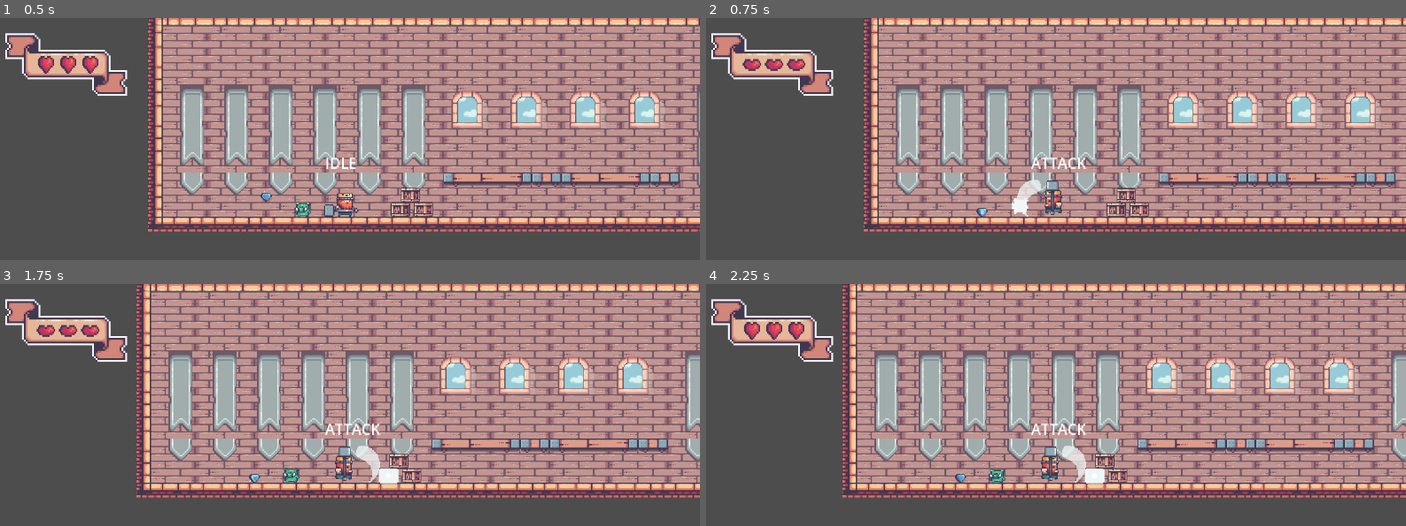
Above: before the commit, frames 1-4 (two rows, left to right).
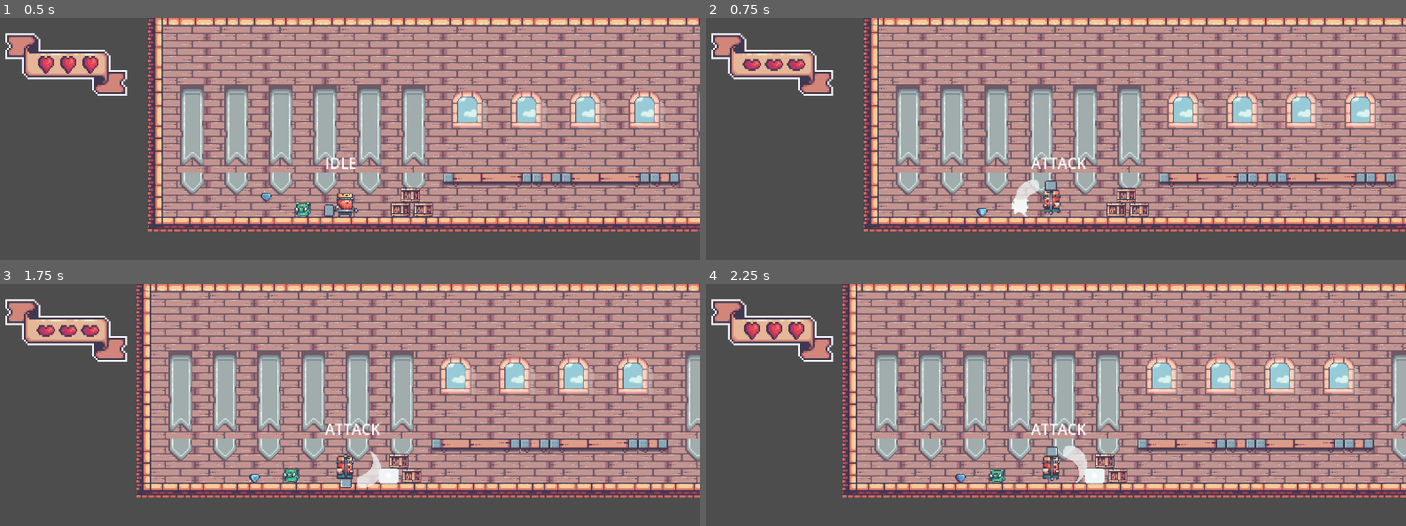
Above: after the commit, the same moments.

Repository: GabrielRSSantos/pig-game
Game: Godot game, scene res://Scenes/main.tscn
The game is run twice, just before and just after one commit, with the same random seed, the same clock (stepped at 60 frames per second) and the same inputs.
Inputs:
- Up to frame 1 (0.5 s): no input
- Up to frame 2 (0.75 s): tap Enter (ui_accept) at 0.5 s; hold Right (ui_right) from 0.53 s (still down); tap A (A) at 0.6 s
- Up to frame 3 (1.75 s): keep holding Right (ui_right); tap Enter (ui_accept) at 0.77, 1.52 s; tap D (D) at 0.8, 1.35 s; tap E (E) at 1.55 s
- Up to frame 4 (2.25 s): release Right (ui_right) at 2.03 s; hold Left (ui_left) from 2.03 s (still down); hold E (E) from 2.03 s (still down)

Frame 1 is identical in both runs. In frame 2, 0.3% of the frame differs, in the area x 44-51%, y 66-83%; in frame 3, 0.6%, in the area x 47-55%, y 66-85%; in frame 4, 0.2%.

Commit message:
Adding attack and sprites

Diff:
--- a/Scenes/player.tscn
+++ b/Scenes/player.tscn
@@ -1,8 +1,9 @@
-[gd_scene load_steps=68 format=3 uid="uid://c3la4ttvr40x7"]
+[gd_scene load_steps=76 format=3 uid="uid://c3la4ttvr40x7"]
 
 [ext_resource type="Script" uid="uid://ch2kldeu3nir0" path="res://Scripts/player.gd" id="1_6t5aa"]
 [ext_resource type="Texture2D" uid="uid://byctoruth7yoo" path="res://Assets/Sprites/01-King Human/Attack (78x58).png" id="1_cvnsp"]
 [ext_resource type="Texture2D" uid="uid://338yg4yir5j0" path="res://Assets/Sprites/01-King Human/Idle (78x58).png" id="1_v0iea"]
+[ext_resource type="Texture2D" uid="uid://cdt3ekk8d1mk4" path="res://Assets/Sprites/01-King Human/NormalAttack (78x58).png" id="2_83xs0"]
 [ext_resource type="Texture2D" uid="uid://56t83e6kumhg" path="res://Assets/Sprites/01-King Human/Dead (78x58).png" id="3_0gysh"]
 [ext_resource type="Texture2D" uid="uid://d1i0yf8kup1ec" path="res://Assets/Sprites/01-King Human/Fall (78x58).png" id="3_pu2lt"]
 [ext_resource type="Texture2D" uid="uid://c6gy0c4dqvjbw" path="res://Assets/Sprites/01-King Human/Hit (78x58).png" id="4_2ijsl"]
@@ -10,6 +11,7 @@
 [ext_resource type="Script" uid="uid://b064j6ki73qpq" path="res://Scripts/State/StateMachine.gd" id="4_fkybt"]
 [ext_resource type="Texture2D" uid="uid://ddi72tufc2msy" path="res://Assets/Sprites/01-King Human/Jump (78x58).png" id="5_ukyrk"]
 [ext_resource type="Script" uid="uid://c2l4bo6t50yj6" path="res://Scripts/State/Idle.gd" id="5_x3wgy"]
+[ext_resource type="Texture2D" uid="uid://dpjkc1ke61mcn" path="res://Assets/Sprites/01-King Human/Front_attack.png" id="5_y6uwr"]
 [ext_resource type="Script" uid="uid://8ukqoaomqbvf" path="res://Scripts/State/Attack.gd" id="6_x3wgy"]
 [ext_resource type="Script" uid="uid://865txhqxj8ts" path="res://Scripts/State/Walk.gd" id="7_3smsa"]
 [ext_resource type="Script" uid="uid://po638eojwis3" path="res://Scripts/State/Jump.gd" id="9_f1ek2"]
@@ -28,17 +30,17 @@
 [ext_resource type="Texture2D" uid="uid://1og5ncv56fpj" path="res://Assets/Sprites/Coins/coins_7.png" id="22_83xs0"]
 [ext_resource type="FontFile" uid="uid://b32dyhoroj22o" path="res://Assets/Fonts/Tiny5-Regular.ttf" id="22_wpjfl"]
 
-[sub_resource type="AtlasTexture" id="AtlasTexture_ukyrk"]
-atlas = ExtResource("1_cvnsp")
-region = Rect2(3, 0, 77, 58)
-
-[sub_resource type="AtlasTexture" id="AtlasTexture_7dp3o"]
-atlas = ExtResource("1_cvnsp")
-region = Rect2(80, 0, 77, 58)
-
-[sub_resource type="AtlasTexture" id="AtlasTexture_h4iuc"]
-atlas = ExtResource("1_cvnsp")
-region = Rect2(157, 0, 77, 58)
+[sub_resource type="AtlasTexture" id="AtlasTexture_qpa8y"]
+atlas = ExtResource("2_83xs0")
+region = Rect2(0, 0, 78, 58)
+
+[sub_resource type="AtlasTexture" id="AtlasTexture_sbwqj"]
+atlas = ExtResource("2_83xs0")
+region = Rect2(78, 0, 78, 58)
+
+[sub_resource type="AtlasTexture" id="AtlasTexture_xwi16"]
+atlas = ExtResource("2_83xs0")
+region = Rect2(156, 0, 78, 58)
 
 [sub_resource type="AtlasTexture" id="AtlasTexture_y6uwr"]
 atlas = ExtResource("3_0gysh")
@@ -56,9 +58,33 @@
 atlas = ExtResource("3_0gysh")
 region = Rect2(234, 0, 78, 58)
 
+[sub_resource type="AtlasTexture" id="AtlasTexture_wohnl"]
+atlas = ExtResource("1_cvnsp")
+region = Rect2(0, 0, 78, 58)
+
+[sub_resource type="AtlasTexture" id="AtlasTexture_36dho"]
+atlas = ExtResource("1_cvnsp")
+region = Rect2(78, 0, 78, 58)
+
+[sub_resource type="AtlasTexture" id="AtlasTexture_yh6i2"]
+atlas = ExtResource("1_cvnsp")
+region = Rect2(156, 0, 78, 58)
+
 [sub_resource type="AtlasTexture" id="AtlasTexture_2ijsl"]
 atlas = ExtResource("3_pu2lt")
 region = Rect2(0, 0, 78, 58)
+
+[sub_resource type="AtlasTexture" id="AtlasTexture_nv4vc"]
+atlas = ExtResource("5_y6uwr")
+region = Rect2(9, 0, 93, 96)
+
+[sub_resource type="AtlasTexture" id="AtlasTexture_8gxox"]
+atlas = ExtResource("5_y6uwr")
+region = Rect2(102, 0, 93, 96)
+
+[sub_resource type="AtlasTexture" id="AtlasTexture_11gg7"]
+atlas = ExtResource("5_y6uwr")
+region = Rect2(195, 0, 93, 96)
 
 [sub_resource type="AtlasTexture" id="AtlasTexture_0gysh"]
 atlas = ExtResource("4_2ijsl")
@@ -152,13 +178,13 @@
 animations = [{
 "frames": [{
 "duration": 1.0,
-"texture": SubResource("AtlasTexture_ukyrk")
-}, {
-"duration": 1.0,
-"texture": SubResource("AtlasTexture_7dp3o")
-}, {
-"duration": 1.0,
-"texture": SubResource("AtlasTexture_h4iuc")
+"texture": SubResource("AtlasTexture_qpa8y")
+}, {
+"duration": 1.0,
+"texture": SubResource("AtlasTexture_sbwqj")
+}, {
+"duration": 1.0,
+"texture": SubResource("AtlasTexture_xwi16")
 }],
 "loop": false,
 "name": &"Attack",
@@ -183,10 +209,38 @@
 }, {
 "frames": [{
 "duration": 1.0,
+"texture": SubResource("AtlasTexture_wohnl")
+}, {
+"duration": 1.0,
+"texture": SubResource("AtlasTexture_36dho")
+}, {
+"duration": 1.0,
+"texture": SubResource("AtlasTexture_yh6i2")
+}],
+"loop": false,
+"name": &"DownAttack",
+"speed": 10.0
+}, {
+"frames": [{
+"duration": 1.0,
 "texture": SubResource("AtlasTexture_2ijsl")
 }],
 "loop": true,
 "name": &"Fall",
+"speed": 5.0
+}, {
+"frames": [{
+"duration": 1.0,
+"texture": SubResource("AtlasTexture_nv4vc")
+}, {
+"duration": 1.0,
+"texture": SubResource("AtlasTexture_8gxox")
+}, {
+"duration": 1.0,
+"texture": SubResource("AtlasTexture_11gg7")
+}],
+"loop": true,
+"name": &"FrontAttack",
 "speed": 5.0
 }, {
 "frames": [{
@@ -376,7 +430,7 @@
 [node name="AnimatedSprite2D" type="AnimatedSprite2D" parent="."]
 position = Vector2(7, -15)
 sprite_frames = SubResource("SpriteFrames_ukyrk")
-animation = &"Dead"
+animation = &"DownAttack"
 autoplay = "Idle"
 
 [node name="PlayerCollision" type="CollisionShape2D" parent="."]
@@ -470,9 +524,9 @@
 anchor_right = 0.213
 anchor_bottom = 0.353
 offset_left = -256.128
-offset_top = 0.159988
+offset_top = 0.160004
 offset_right = -256.376
-offset_bottom = 0.255997
+offset_bottom = 0.256012
 grow_vertical = 2
 texture = ExtResource("14_bi64h")
 stretch_mode = 4
--- a/Scripts/State/Attack.gd
+++ b/Scripts/State/Attack.gd
@@ -3,7 +3,15 @@
 func enter(previous_state_path: String, data := {}) -> void:
 	player.state.text = "ATTACK"
 	print("ATTACK")
-	player.animation_player.play("Attack")
+	print(player.actual_attack)
+	if player.actual_attack == player.ATTACK.UP:
+		print("player.ATTACK.UP")
+		player.animation_player.play("Attack")
+		player.actual_attack = player.ATTACK.DOWN
+	else:
+		print("player.ATTACK.DOWN")
+		player.animation_player.play("DownAttack")
+		player.actual_attack = player.ATTACK.UP
 	player.collision_attack.disabled = false
 
 	if not player.animation_player.is_connected("animation_finished", on_animation_finished):
@@ -24,7 +32,6 @@
 	player.move_and_slide()
 
 func on_animation_finished() -> void:
-	#player.velocity.y = 0
 	if player.is_on_floor():
 		finished.emit("Idle")
 	else:
--- a/Scripts/player.gd
+++ b/Scripts/player.gd
@@ -10,6 +10,10 @@
 @onready var collision_attack: CollisionShape2D = $AttackArea/CollisionShape2D
 
 var respawn_player : Vector2 = Vector2(80, 250)
+
+#Player Attack
+enum ATTACK {UP, DOWN}
+var actual_attack = ATTACK.UP
 
 #Player's Coins
 var coins := 0
Binary file changed: Assets/Sprites/01-King Human/Attack (78x58).png
Binary file added: Assets/Sprites/01-King Human/Front_attack.png
Not shown, added: Assets/Sprites/01-King Human/Front_attack.png.import
Binary file added: Assets/Sprites/01-King Human/NormalAttack (78x58).png
Not shown, added: Assets/Sprites/01-King Human/NormalAttack (78x58).png.import
